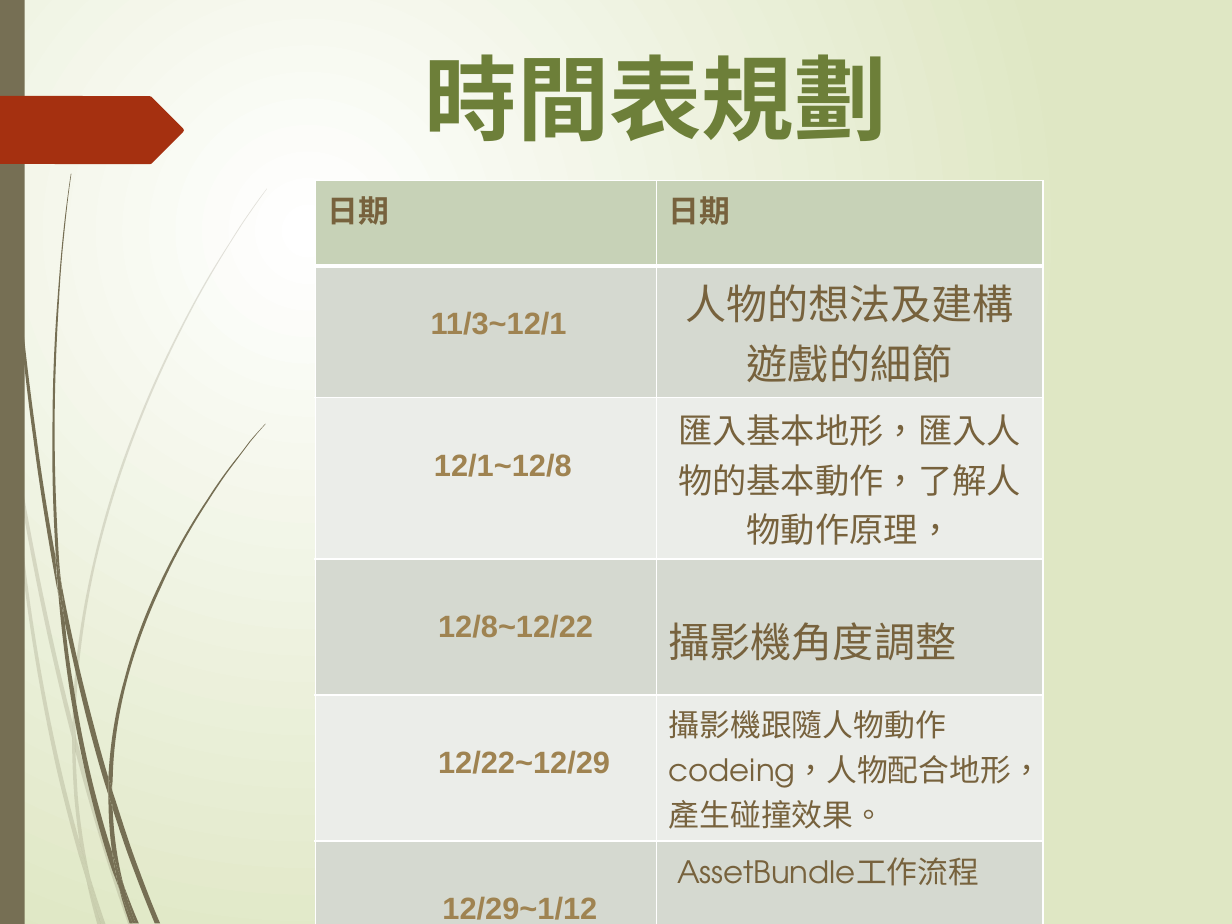
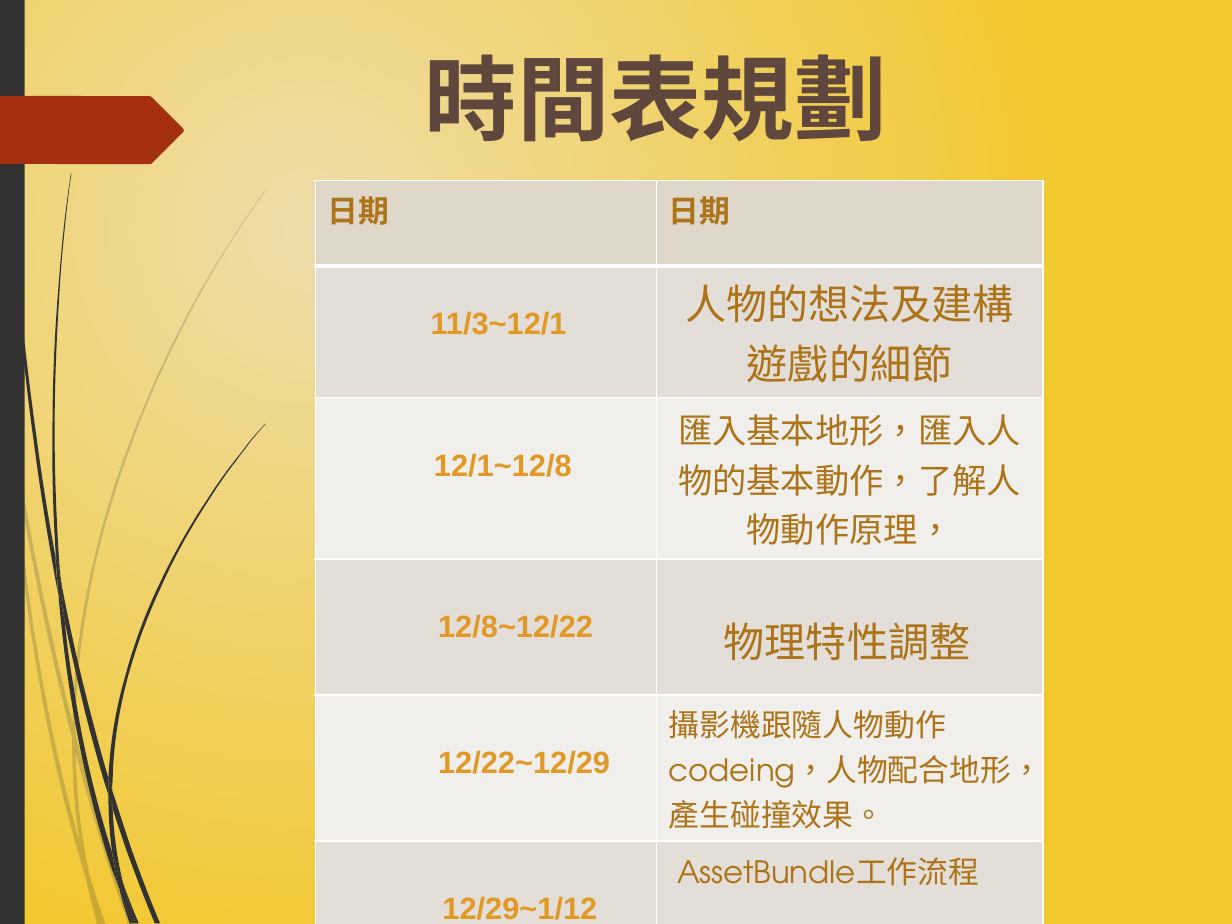
Before and after one commit to 4040E039/Musical, a slide deck: slide 7 of 專題製作報告.pptx. Drawn at 1232x924 pixels with LibreOffice and Linux fonts; fonts in the diff are those of the drawing. Boxes give left, top, right and bottom in pixels: in the first picture for what was removed or moved away, otherwise in the second. Text is boxed around its words. In the diff, an @@ line names an element or a change of style, - is before the commit and + after.

```diff
--- a/專題製作報告.pptx
+++ b/專題製作報告.pptx
@@ background gradient #FFFFFF to #DFE8C4 to gradient #EEDDAB to #F3C82D @@
@@ title "時間表規劃" at (x1=425, y1=39, x2=887, y2=156): text colour #6D7F39 to #5F473E @@
@@ freeform shape at (x1=0, y1=96, x2=184, y2=165): fill #A53010 to #A5300F @@
@@ fill #766F54 to #323232 in 13 elements at (x1=2, y1=0, x2=58, y2=593), (x1=62, y1=582, x2=108, y2=795), (x1=112, y1=790, x2=160, y2=923), (x1=58, y1=588, x2=120, y2=890), (x1=123, y1=886, x2=138, y2=924), (x1=55, y1=553, x2=64, y2=622), (x1=108, y1=424, x2=266, y2=790), (x1=120, y1=890, x2=133, y2=924), (x1=108, y1=795, x2=123, y2=886), (x1=108, y1=777, x2=112, y2=808), (x1=112, y1=851, x2=136, y2=923), (x1=0, y1=0, x2=25, y2=924), (x1=52, y1=174, x2=71, y2=582) @@
@@ table at (x1=315, y1=181, x2=1044, y2=924) @@
-row 4, column 2: 攝影機角度調整
+row 4, column 2: 物理特性調整
@@ fill #C7D2B7 to #E0D7CB in row 1 @@
@@ fill #D5D9D1 to #E4DED7 in 6 cells @@
@@ fill #EBEDE9 to #F2EFEC in 4 cells @@
@@ text colour #77623D to #AD7318 in "日期", "日期", "人物的想法及建構", "遊戲的細節" and 3 more places @@
@@ text colour #9F8351 to #E19825 in "11/3~12/1", "12/1~12/8", "12/8~12/22", "12/22~12/29" and 1 more places @@
@@ fill #766F54 at 20% opacity to #323232 at 20% opacity in 10 elements at (x1=0, y1=347, x2=10, y2=431), (x1=12, y1=425, x2=73, y2=738), (x1=75, y1=734, x2=132, y2=924), (x1=90, y1=876, x2=106, y2=924), (x1=10, y1=431, x2=86, y2=880), (x1=71, y1=738, x2=89, y2=876), (x1=73, y1=188, x2=267, y2=734), (x1=86, y1=880, x2=101, y2=924), (x1=71, y1=722, x2=75, y2=752), (x1=80, y1=841, x2=102, y2=924) @@
```
Also in this commit, not shown: 8 other slides changed, 1 slide added.
